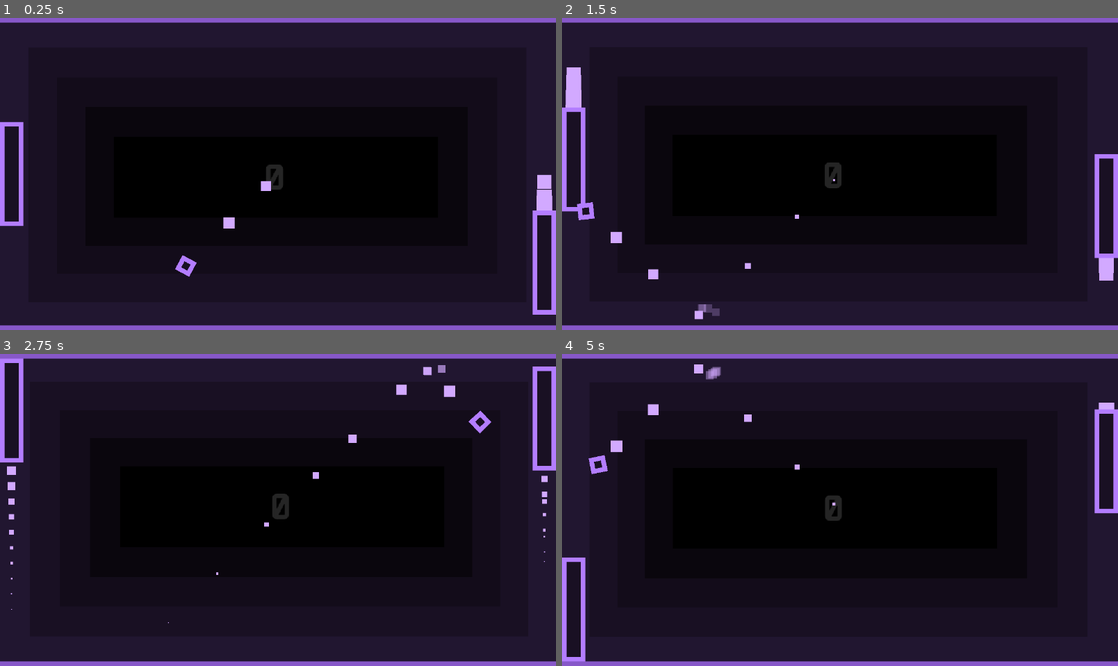
Above: before the commit, frames 1-4 (two rows, left to right).
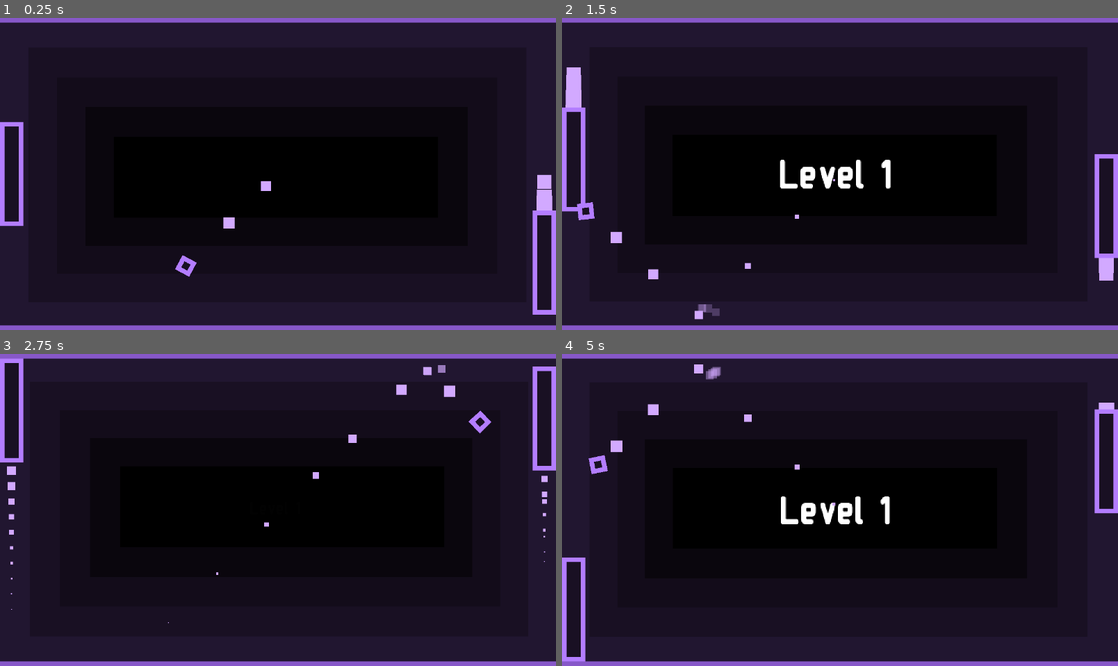
Above: after the commit, the same moments.

Repository: JoeZlonicky/interception
Game: Godot game, scene res://scenes/game/game.tscn
Same seed, same stepped clock (60 frames per second), same inputs: the game is played once before the commit and once after it.
Inputs:
- Up to frame 1 (0.25 s): no input
- Up to frame 2 (1.5 s): hold W (player_1_move_up) 0.53-1.28 s; tap Down (player_2_move_down) at 0.6 s; hold S (player_1_move_down) from 1.28 s (still down); tap Up (player_2_move_up) at 1.35 s
- Up to frame 3 (2.75 s): release S (player_1_move_down) at 2.03 s; hold W (player_1_move_up) from 2.03 s (still down); tap Down (player_2_move_down) at 2.1 s
- Up to frame 4 (5 s): tap Up (player_2_move_up) at 2.85, 4.35 s; release W (player_1_move_up) at 3.53 s; hold S (player_1_move_down) from 3.53 s (still down); tap Down (player_2_move_down) at 3.6 s

The runs differ from the first frame. In frame 1, 0.2% of the frame differs, in the area x 47-51%, y 46-56%; in frame 2, 0.9%, in the area x 39-60%, y 45-55%; in frame 3, 0.2%; in frame 4, 0.8%.

Commit message:
Better level announcment

Diff:
--- a/components/background_layer/background_layer.gd
+++ b/components/background_layer/background_layer.gd
@@ -10,6 +10,7 @@
 
 @onready var announcement_label: Label = %AnnouncementLabel
 @onready var background: TextureRect = $Background
+@onready var animation_player: AnimationPlayer = $AnimationPlayer
 
 
 func _process(delta: float) -> void:
@@ -22,7 +23,7 @@
 	var target_label_offset := Vector2.ONE * -5.0 + ball_pos_ratio * 10.0
 	var new_label_offset := announcement_label.offset_transform_position.move_toward(target_label_offset, delta * 20.0)
 
-	announcement_label.offset_transform_position = new_label_offset
+	#announcement_label.offset_transform_position = new_label_offset
 	background.set_instance_shader_parameter("offset", new_bg_offset)
 
 	background.set_instance_shader_parameter("progress", drop_progress)
@@ -34,6 +35,8 @@
 
 	drop_tween = create_tween()
 	drop_tween.tween_property(self, "drop_progress", 10.0, 4.0).set_trans(Tween.TRANS_EXPO)
+	announce_level(new_level, 2.5)
+	await drop_tween.finished
 
 
 func restart(from_level: int) -> void:
@@ -47,4 +50,12 @@
 
 		await drop_tween.finished
 
-	announcement_label.text = str(0)
+	announce_level(0)
+
+
+func announce_level(level: int, delay_s: float = 0.0) -> void:
+	if delay_s:
+		await get_tree().create_timer(delay_s, false).timeout
+	animation_player.stop()
+	announcement_label.text = "Level " + str(level + 1)
+	animation_player.play("announce")
--- a/components/background_layer/background_layer.tscn
+++ b/components/background_layer/background_layer.tscn
@@ -15,6 +15,68 @@
 shader_parameter/inner_width = 50.0
 
 [sub_resource type="PlaceholderTexture2D" id="PlaceholderTexture2D_dakft"]
+
+[sub_resource type="Animation" id="Animation_dkkmh"]
+length = 0.001
+tracks/0/type = "value"
+tracks/0/imported = false
+tracks/0/enabled = true
+tracks/0/path = NodePath("AnnouncementLabel:offset_transform_scale")
+tracks/0/interp = 1
+tracks/0/loop_wrap = true
+tracks/0/keys = {
+"times": PackedFloat32Array(0),
+"transitions": PackedFloat32Array(1),
+"update": 0,
+"values": [Vector2(1, 1)]
+}
+tracks/1/type = "value"
+tracks/1/imported = false
+tracks/1/enabled = true
+tracks/1/path = NodePath("AnnouncementLabel:modulate")
+tracks/1/interp = 1
+tracks/1/loop_wrap = true
+tracks/1/keys = {
+"times": PackedFloat32Array(0),
+"transitions": PackedFloat32Array(1),
+"update": 0,
+"values": [Color(1, 1, 1, 0)]
+}
+
+[sub_resource type="Animation" id="Animation_q2ykq"]
+resource_name = "announce"
+length = 2.0
+step = 0.01
+tracks/0/type = "value"
+tracks/0/imported = false
+tracks/0/enabled = true
+tracks/0/path = NodePath("AnnouncementLabel:offset_transform_scale")
+tracks/0/interp = 2
+tracks/0/loop_wrap = true
+tracks/0/keys = {
+"times": PackedFloat32Array(0, 0.5, 1.5, 2),
+"transitions": PackedFloat32Array(1, 1, 1, 1),
+"update": 0,
+"values": [Vector2(0.5, 0.5), Vector2(1, 1), Vector2(1, 1), Vector2(0.5, 0.5)]
+}
+tracks/1/type = "value"
+tracks/1/imported = false
+tracks/1/enabled = true
+tracks/1/path = NodePath("AnnouncementLabel:modulate")
+tracks/1/interp = 2
+tracks/1/loop_wrap = true
+tracks/1/keys = {
+"times": PackedFloat32Array(0, 0.5, 1.5, 2),
+"transitions": PackedFloat32Array(1, 1, 1, 1),
+"update": 0,
+"values": [Color(1, 1, 1, 0), Color(1, 1, 1, 1), Color(1, 1, 1, 1), Color(1, 1, 1, 0)]
+}
+
+[sub_resource type="AnimationLibrary" id="AnimationLibrary_dkkmh"]
+_data = {
+&"RESET": SubResource("Animation_dkkmh"),
+&"announce": SubResource("Animation_q2ykq")
+}
 
 [node name="BackgroundLayer" type="CanvasLayer" unique_id=1762240081]
 layer = -1
@@ -34,7 +96,7 @@
 
 [node name="AnnouncementLabel" type="Label" parent="." unique_id=1946825706]
 unique_name_in_owner = true
-self_modulate = Color(0.36282945, 0.36282945, 0.36282945, 0.39607844)
+modulate = Color(1, 1, 1, 0)
 custom_minimum_size = Vector2(330, 120)
 anchors_preset = 8
 anchor_left = 0.5
@@ -54,3 +116,6 @@
 horizontal_alignment = 1
 vertical_alignment = 1
 autowrap_mode = 3
+
+[node name="AnimationPlayer" type="AnimationPlayer" parent="." unique_id=1486699267]
+libraries/ = SubResource("AnimationLibrary_dkkmh")
--- a/scenes/game/game.gd
+++ b/scenes/game/game.gd
@@ -21,9 +21,8 @@
 
 
 # Control the left paddle with input
-func _process(delta: float) -> void:
+func _process(_delta: float) -> void:
 	left_paddle.input = Input.get_axis("player_1_move_up", "player_1_move_down")
-
 	#right_paddle.input = Input.get_axis("player_2_move_up", "player_2_move_down")
 
 
